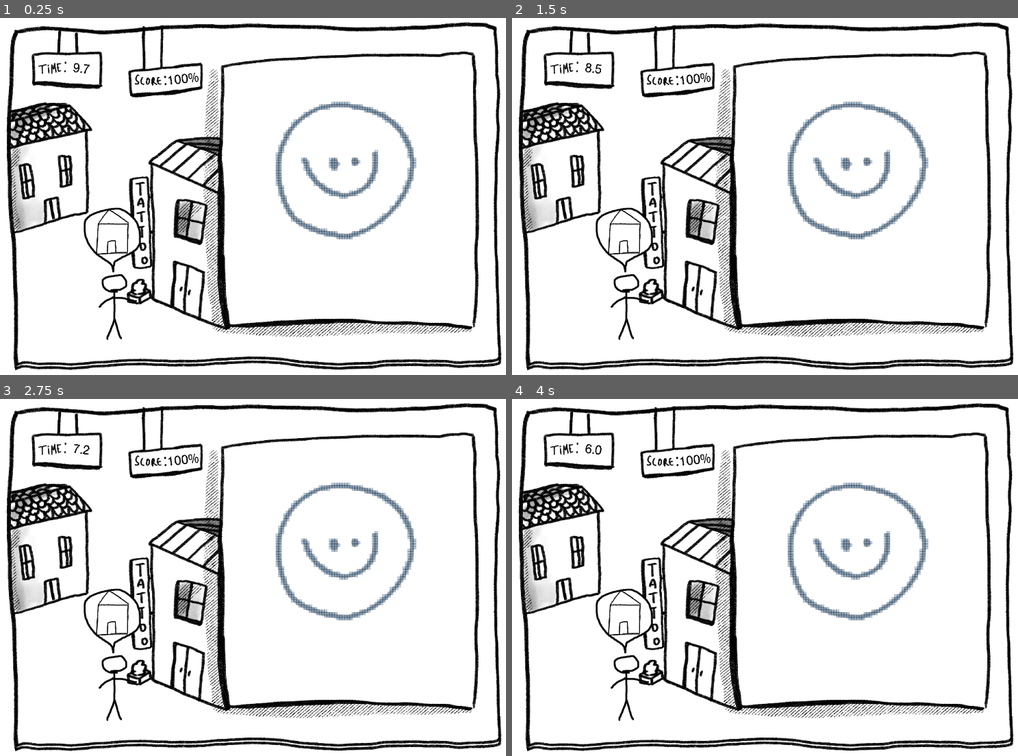
Above: before the commit, frames 1-4 (two rows, left to right).
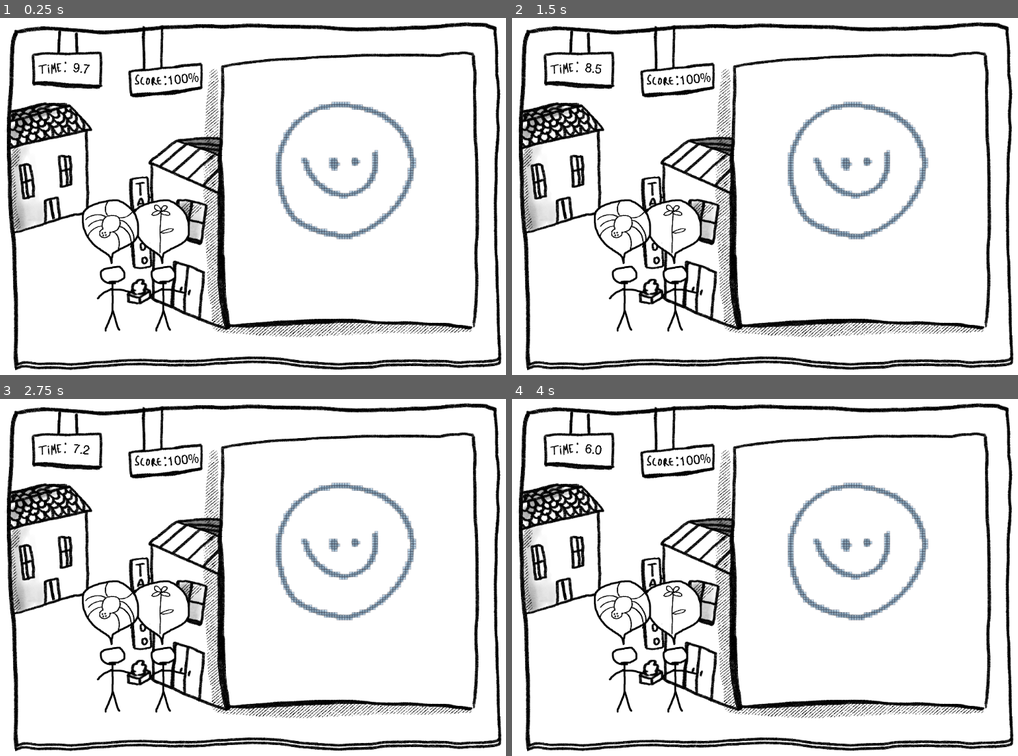
Above: after the commit, the same moments.

Repository: LeResteDuMonde/LudumDare51
Game: Godot game, scene res://Scenes/MainScene.tscn
Same seed, same stepped clock (60 frames per second), same inputs: the game is played once before the commit and once after it. The engine's default icon, where the game draws it, is replaced by a stand-in: a white triangle on a blue panel in a dark square.
Inputs (mouse positions are in pixels of both pictures, inside the frame that each line leads up to):
- Up to frame 1 (0.25 s): no input
- Up to frame 2 (1.5 s): move the mouse to (861, 185) at 0.52 s; click (861, 185) at 0.67 s; move the mouse to (643, 214) at 1.27 s; click (643, 214) at 1.42 s
- Up to frame 3 (2.75 s): move the mouse to (298, 495) at 2.02 s; click (298, 495) at 2.17 s
- Up to frame 4 (4 s): move the mouse to (724, 648) at 2.77 s; click (724, 648) at 2.92 s; move the mouse to (916, 631) at 3.52 s; click (916, 631) at 3.67 s

The runs differ from the first frame. In frame 1, 2.2% of the frame differs, in the area x 16-38%, y 50-91%; in frame 2, 2.2%; in frame 3, 2.2%; in frame 4, 2.2%.

Commit message:
Loading and displaying customers

Diff:
--- a/Scenes/Customer.tscn
+++ b/Scenes/Customer.tscn
@@ -1,11 +1,13 @@
-[gd_scene load_steps=4 format=2]
+[gd_scene load_steps=5 format=2]
 
 [ext_resource path="res://Sprites/Buble.png" type="Texture" id=1]
 [ext_resource path="res://Sprites/Drawings/TattooDraw01.png" type="Texture" id=2]
 [ext_resource path="res://Sprites/Character.png" type="Texture" id=3]
+[ext_resource path="res://Scripts/Customer.gd" type="Script" id=4]
 
 [node name="Customer" type="Node2D"]
 position = Vector2( -487, 433 )
+script = ExtResource( 4 )
 
 [node name="Sprite" type="Sprite" parent="."]
 light_mask = 0
--- a/Scenes/MainScene.tscn
+++ b/Scenes/MainScene.tscn
@@ -6,7 +6,6 @@
 [ext_resource path="res://Fonts/HelveticaBQ-Roman.otf" type="DynamicFontData" id=4]
 [ext_resource path="res://Scripts/CustomersManager.gd" type="Script" id=5]
 [ext_resource path="res://Sprites/Hud/GameHudMask.png" type="Texture" id=6]
-[ext_resource path="res://Scenes/Customer.tscn" type="PackedScene" id=7]
 
 [sub_resource type="DynamicFont" id=1]
 size = 49
@@ -36,9 +35,6 @@
 
 [node name="Customers" type="Node2D" parent="."]
 script = ExtResource( 5 )
-
-[node name="Customer" parent="Customers" instance=ExtResource( 7 )]
-position = Vector2( -493, 433 )
 
 [node name="CanvasLayer" type="CanvasLayer" parent="."]
 follow_viewport_enable = true
--- /dev/null
+++ b/Scripts/Customer.gd
@@ -0,0 +1,10 @@
+extends Node2D
+
+var drawing
+
+func _ready():
+	pass # Replace with function body.
+
+func set_drawing(texture):
+	drawing = texture
+	$WantedDrawing/Drawing.set_texture(texture)
--- a/Scripts/CustomersManager.gd
+++ b/Scripts/CustomersManager.gd
@@ -4,6 +4,8 @@
 
 var nb_customers = 3
 onready var customers = []
+
+var customer_scene = load("res://Scenes/Customer.tscn")
 
 func _ready():
 	create_customers()
@@ -32,9 +34,17 @@
 	rng.randomize()
 	for i in range(0, nb_customers):
 		var n = rng.randi_range(0,drawings.size()-1)
-		customers += [load(drawings.pop_at(n))]
+		var customer = customer_scene.instance()
+		customer.set_position(Vector2(-i*200-300, 400))
+		customer.set_drawing(load(drawings.pop_at(n)))
+		add_child(customer)
+		customers += [customer]
 
 func new_customer():
 	if(customers != []):
-		var new_drawing = customers.pop_front()
-		get_node("../Canva/Drawing").set_drawing(new_drawing)
+		var customer = customers.pop_front()
+		var drawing = customer.drawing
+		get_node("../Canva/Drawing").set_drawing(drawing)
+		remove_child(customer)
+		for cust in customers:
+			cust.position +=(Vector2(200, 0))
Not shown: 1 places in Scenes/MainScene.tscn that only renumber resources
